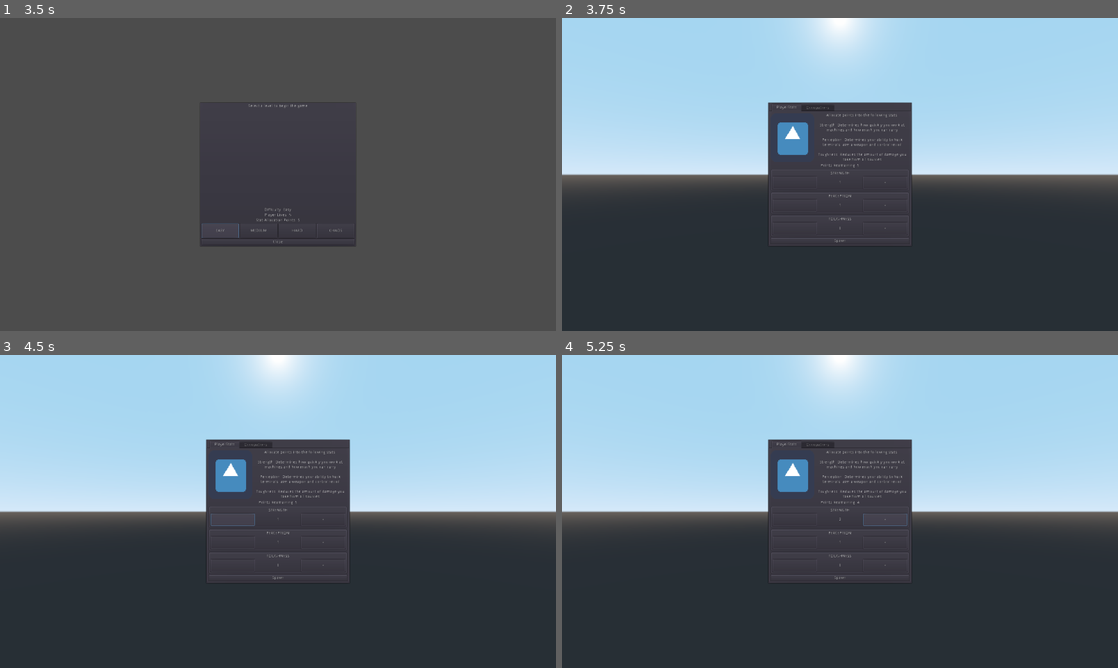
Above: before the commit, frames 1-4 (two rows, left to right).
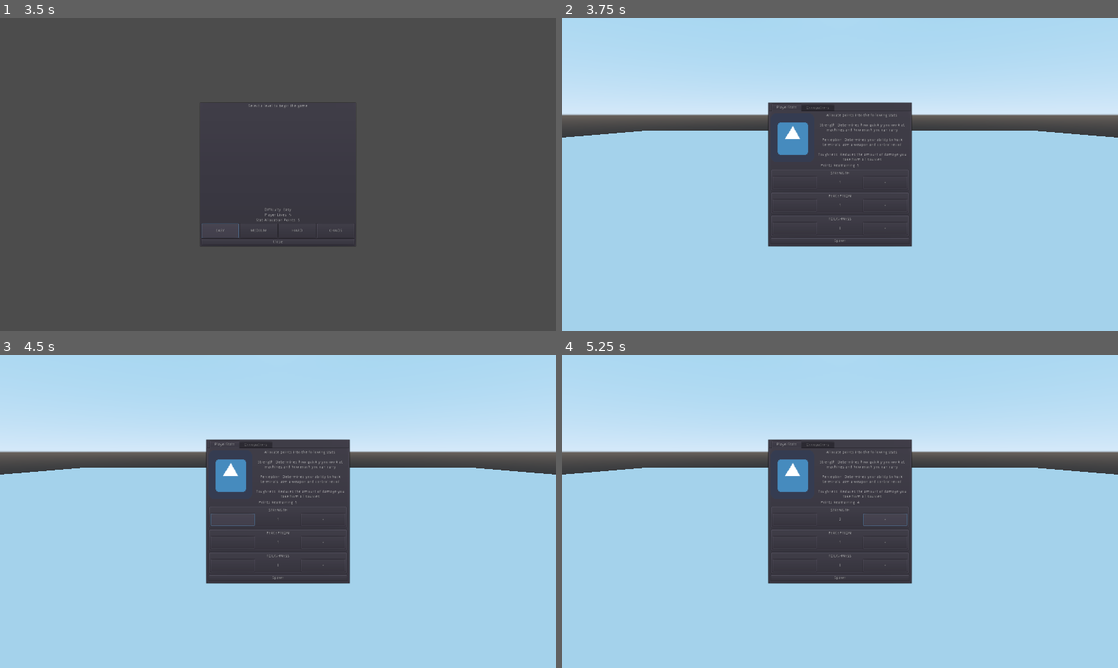
Above: after the commit, the same moments.

Repository: connorj349/industrial_chaos
Game: Godot game, scene res://scenes/Menu.tscn
The game is run twice, just before and just after one commit, with the same random seed, the same clock (stepped at 60 frames per second) and the same inputs. The engine's default icon, where the game draws it, is replaced by a stand-in: a white triangle on a blue panel in a dark square.
Inputs (mouse positions are in pixels of both pictures, inside the frame that each line leads up to):
- Up to frame 1 (3.5 s): click "Start" at 0.5 s; click "Start" at 1.25 s; click "EASY" at 2 s; click "EASY" at 2.75 s
- Up to frame 2 (3.75 s): click (801, 158) at 3.5 s
- Up to frame 3 (4.5 s): click "-" at 4.25 s
- Up to frame 4 (5.25 s): click "+" at 5 s

Frame 1 is identical in both runs. In frame 2, 62% of the frame differs, in the area x 0-100%, y 0-100%; in frame 3, 62%; in frame 4, 62%.

Commit message:
added debug hud elements, created test font

Diff:
--- a/industrial_chaos_main/Characters/Player/Player.gd
+++ b/industrial_chaos_main/Characters/Player/Player.gd
@@ -26,6 +26,23 @@
 
 func init_stats(starting_stats):
 	stats.init(starting_stats[0], starting_stats[1], starting_stats[2])
+
+func update_health_text(current_health):
+	$CanvasLayer/UI/VBoxContainer/HealthLabel.text = "HEALTH: " + str(current_health)
+
+func update_stats_text(current_stats):
+	$CanvasLayer/UI/VBoxContainer/StrengthLabel.text = "STRENGTH: " + str(current_stats[0])
+	$CanvasLayer/UI/VBoxContainer/PerceptionLabel.text = "PERCEPTION: " + str(current_stats[1])
+	$CanvasLayer/UI/VBoxContainer/ToughnessLabel.text = "TOUGHNESS: " + str(current_stats[2])
+
+func update_filter_text(remaining_filter):
+	$CanvasLayer/UI/VBoxContainer/FilterLabel.text = "FILTER: " + str(remaining_filter)
+
+func update_fatigue_text(current_fatigue):
+	$CanvasLayer/UI/VBoxContainer/FatigueLabel.text = "FATIGUE: " + str(current_fatigue)
+
+func update_hunger_text(current_hunger):
+	$CanvasLayer/UI/VBoxContainer/HungerLabel.text = "HUNGER: " + str(current_hunger)
 
 func _input(event):
 	if !player_is_in_menu():
--- a/industrial_chaos_main/Characters/Player/Player.tscn
+++ b/industrial_chaos_main/Characters/Player/Player.tscn
@@ -1,9 +1,10 @@
-[gd_scene load_steps=7 format=2]
+[gd_scene load_steps=8 format=2]
 
 [ext_resource path="res://Characters/Movement.tscn" type="PackedScene" id=1]
 [ext_resource path="res://Characters/Health.tscn" type="PackedScene" id=2]
 [ext_resource path="res://Characters/Player/Player.gd" type="Script" id=3]
 [ext_resource path="res://Characters/Player/Stats.tscn" type="PackedScene" id=4]
+[ext_resource path="res://Data/font/test_hud_font.tres" type="DynamicFont" id=5]
 
 [sub_resource type="CapsuleShape" id=1]
 
@@ -40,6 +41,66 @@
 anchor_right = 1.0
 anchor_bottom = 1.0
 
+[node name="VBoxContainer" type="VBoxContainer" parent="CanvasLayer/UI"]
+anchor_top = 1.0
+anchor_bottom = 1.0
+margin_top = -402.0
+margin_right = 400.0
+
+[node name="HealthLabel" type="Label" parent="CanvasLayer/UI/VBoxContainer"]
+margin_right = 400.0
+margin_bottom = 54.0
+custom_fonts/font = ExtResource( 5 )
+text = "Health"
+
+[node name="FilterLabel" type="Label" parent="CanvasLayer/UI/VBoxContainer"]
+margin_top = 58.0
+margin_right = 400.0
+margin_bottom = 112.0
+custom_fonts/font = ExtResource( 5 )
+text = "FILTER"
+
+[node name="FatigueLabel" type="Label" parent="CanvasLayer/UI/VBoxContainer"]
+margin_top = 116.0
+margin_right = 400.0
+margin_bottom = 170.0
+custom_fonts/font = ExtResource( 5 )
+text = "FATIGUE"
+
+[node name="HungerLabel" type="Label" parent="CanvasLayer/UI/VBoxContainer"]
+margin_top = 174.0
+margin_right = 400.0
+margin_bottom = 228.0
+custom_fonts/font = ExtResource( 5 )
+text = "HUNGER"
+
+[node name="StrengthLabel" type="Label" parent="CanvasLayer/UI/VBoxContainer"]
+margin_top = 232.0
+margin_right = 400.0
+margin_bottom = 286.0
+custom_fonts/font = ExtResource( 5 )
+text = "STRENGTH"
+
+[node name="PerceptionLabel" type="Label" parent="CanvasLayer/UI/VBoxContainer"]
+margin_top = 290.0
+margin_right = 400.0
+margin_bottom = 344.0
+custom_fonts/font = ExtResource( 5 )
+text = "PERCEPTION"
+
+[node name="ToughnessLabel" type="Label" parent="CanvasLayer/UI/VBoxContainer"]
+margin_top = 348.0
+margin_right = 400.0
+margin_bottom = 402.0
+custom_fonts/font = ExtResource( 5 )
+text = "TOUGHNESS"
+
 [node name="GUI" type="Control" parent="CanvasLayer"]
 anchor_right = 1.0
 anchor_bottom = 1.0
+
+[connection signal="health_changed" from="Health" to="." method="update_health_text"]
+[connection signal="on_core_stats_changed" from="Stats" to="." method="update_stats_text"]
+[connection signal="on_fatigue_changed" from="Stats" to="." method="update_fatigue_text"]
+[connection signal="on_filter_changed" from="Stats" to="." method="update_filter_text"]
+[connection signal="on_hunger_changed" from="Stats" to="." method="update_hunger_text"]
--- a/industrial_chaos_main/Characters/Player/Stats.gd
+++ b/industrial_chaos_main/Characters/Player/Stats.gd
@@ -9,20 +9,26 @@
 var toughness = 0
 
 # secondary stats
-var hunger = 0
-var filter = 0
-var fatigue = 0
+var hunger = 0 setget set_hunger
+var filter = 0 setget set_filter
+var fatigue = 0 setget set_fatigue
 
 signal on_core_stats_changed
+signal on_filter_changed
+signal on_fatigue_changed
+signal on_hunger_changed
 
 func init(_strength, _perception, _toughness):
 	self.strength = _strength
 	self.perception = _perception
 	self.toughness = _toughness
+	self.filter = 5
+	self.hunger = 0
+	self.fatigue = 0
 
 func set_strength(value):
 	strength = clamp(value, 0, max_stats)
-	emit_signal("on_core_stats_changed", strength, perception, toughness)
+	emit_signal("on_core_stats_changed", [self.strength, self.perception, self.toughness])
 
 func get_strength():
 	if filter <= 0:
@@ -31,7 +37,7 @@
 
 func set_perception(value):
 	perception = clamp(value, 0, max_stats)
-	emit_signal("on_core_stats_changed", strength, perception, toughness)
+	emit_signal("on_core_stats_changed", [self.strength, self.perception, self.toughness])
 
 func get_perception():
 	if fatigue >= 5:
@@ -40,10 +46,22 @@
 
 func set_toughness(value):
 	toughness = clamp(value, 0, max_stats)
-	emit_signal("on_core_stats_changed", strength, perception, toughness)
+	emit_signal("on_core_stats_changed", [self.strength, self.perception, self.toughness])
 
 func get_toughness():
 	return clamp(toughness, 0, max_stats) # + worn_armor.armor_value
 
 func get_max_stats():
 	return clamp(max_stats - (self.strength + self.perception + self.toughness), 0, 20)
+
+func set_filter(value):
+	filter = clamp(value, 0 , 10)
+	emit_signal("on_filter_changed", filter)
+
+func set_hunger(value):
+	hunger = clamp(value, 0, 10)
+	emit_signal("on_hunger_changed", hunger)
+
+func set_fatigue(value):
+	fatigue = clamp(value, 0, 10)
+	emit_signal("on_fatigue_changed", fatigue)
--- /dev/null
+++ b/industrial_chaos_main/Data/font/test_hud_font.tres
@@ -0,0 +1,7 @@
+[gd_resource type="DynamicFont" load_steps=2 format=2]
+
+[ext_resource path="res://Data/font/LEDLIGHT.otf" type="DynamicFontData" id=1]
+
+[resource]
+size = 50
+font_data = ExtResource( 1 )
--- a/industrial_chaos_main/scenes/Main.tscn
+++ b/industrial_chaos_main/scenes/Main.tscn
@@ -1,12 +1,28 @@
-[gd_scene load_steps=3 format=2]
+[gd_scene load_steps=5 format=2]
 
 [ext_resource path="res://UI/CharacterCreation.tscn" type="PackedScene" id=1]
 [ext_resource path="res://Characters/Player/player_spawn_point.tscn" type="PackedScene" id=2]
 
+[sub_resource type="QuadMesh" id=1]
+size = Vector2( 50, 50 )
+
+[sub_resource type="ConcavePolygonShape" id=2]
+data = PoolVector3Array( -5, -5, 0, -5, 5, 0, 5, 5, 0, -5, -5, 0, 5, 5, 0, 5, -5, 0 )
+
 [node name="Main" type="Spatial"]
 
 [node name="CharacterCreationCamera" type="Camera" parent="."]
+transform = Transform( 1, 0, 0, 0, 0.965926, 0.258819, 0, -0.258819, 0.965926, 0, 2, 4 )
 
 [node name="CharacterCreation" parent="." instance=ExtResource( 1 )]
 
 [node name="player_spawn_point" parent="." instance=ExtResource( 2 )]
+
+[node name="TestMeshInstance" type="MeshInstance" parent="."]
+transform = Transform( 1, 0, 0, 0, -4.37114e-08, 1, 0, -1, -4.37114e-08, 0, 0, 0 )
+mesh = SubResource( 1 )
+
+[node name="StaticBody" type="StaticBody" parent="TestMeshInstance"]
+
+[node name="CollisionShape" type="CollisionShape" parent="TestMeshInstance/StaticBody"]
+shape = SubResource( 2 )
Binary file added: industrial_chaos_main/Data/font/LEDLIGHT.otf
